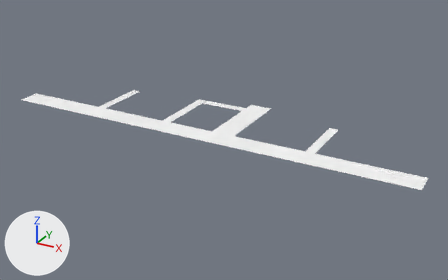
An edit to the glTF model assets/models/ground.glb, drawn before and after from the same camera.
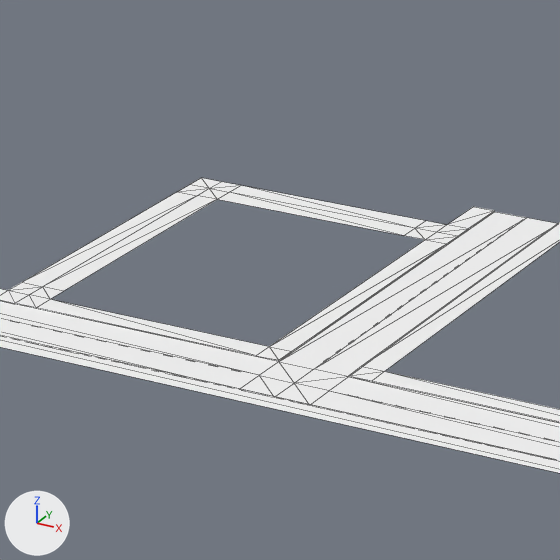
Each version appears first whole from a 50 mm lens placed at (110.1, -194.3, 97.1), pointed at (-5.6, 15.9, -8.0), and next in a close-up on the part from 36% to 60% of the width and 23% to 61% of the height. Arrows for +X, +Y and +Z are at lower left; the lights stay in place. The close-ups show mesh edges as thin lines. Objects named as collision shapes, trigger or cutter boxes, shadow casters or lower levels of detail are left out. Vertices at the same position are counted once.

Names of what the first close-up shows: 'Ground'.
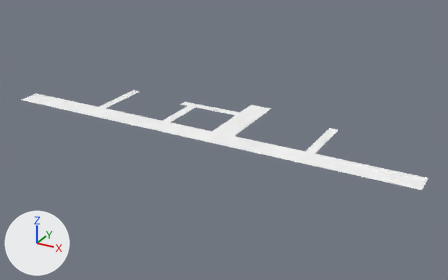
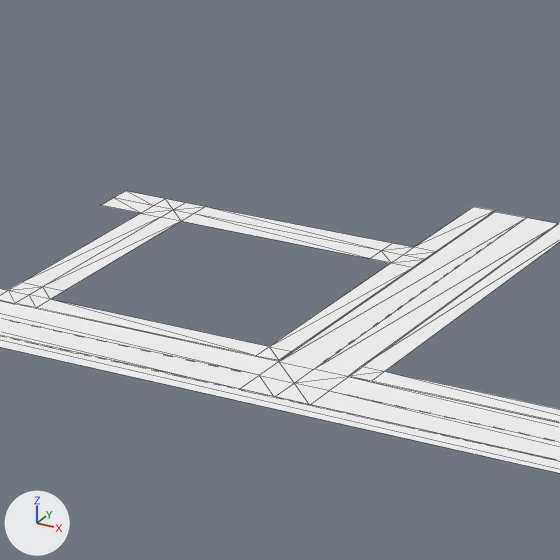
The edits, one by one:
me_ground is used by ob_ground; location (0.0, 0.0, 0.0).
me_ground had 521 vertices, 348 faces and spanned x -100.0..80.0, y -5.0..40.0, z 0.0.
me_ground now has 524 vertices, 352 faces and spans x -100.0..80.0, y -5.0..40.0, z 0.0.
Part 1, on me_ground:
21 vertices in x -29.0..-3.0, y 31.0..35.0, z 0.0 move by (0.0, -6.0, 0.0).
3 vertices are added at (-33.0, 25.0, 0.0), (-33.0, 27.0, 0.0), (-33.0, 29.0, 0.0).
4 new faces join them.

Location of each change, [x1, y1, x2, y2] in pixels of the close-ups (560 x 560 px):
'Ground', reshaped: before [0, 178, 560, 473]; after [0, 191, 560, 473]
part 1 of me_ground, built on: before [23, 178, 495, 352]; after [23, 191, 495, 352]
